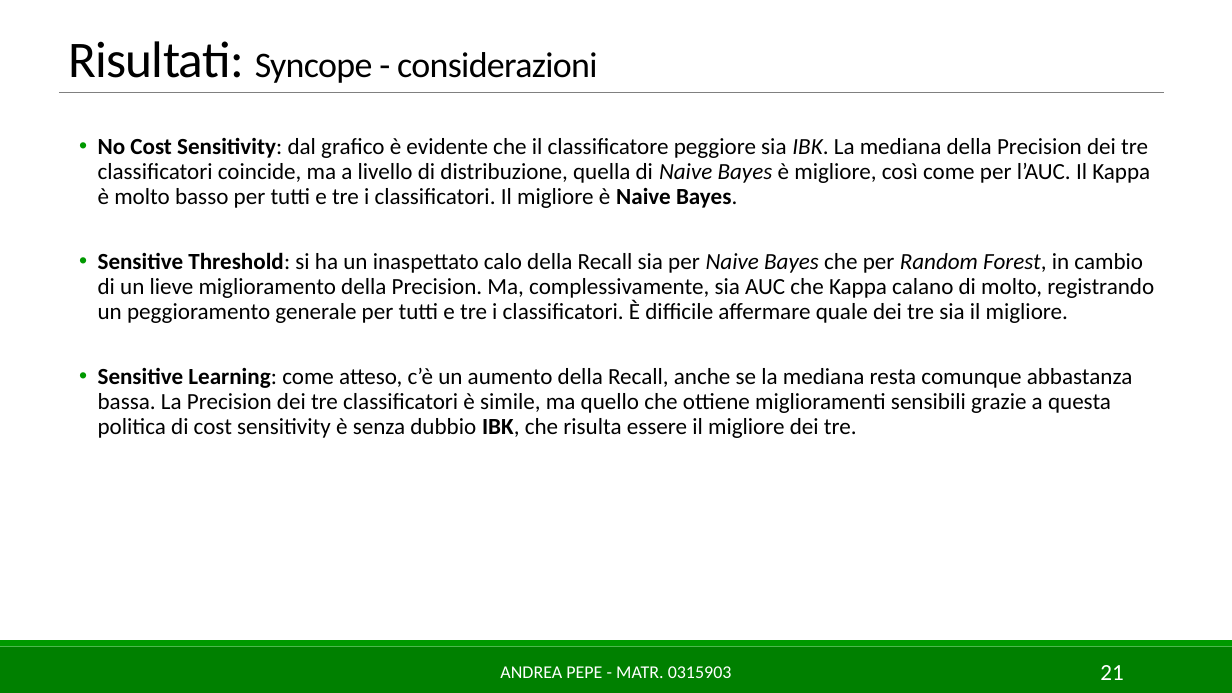
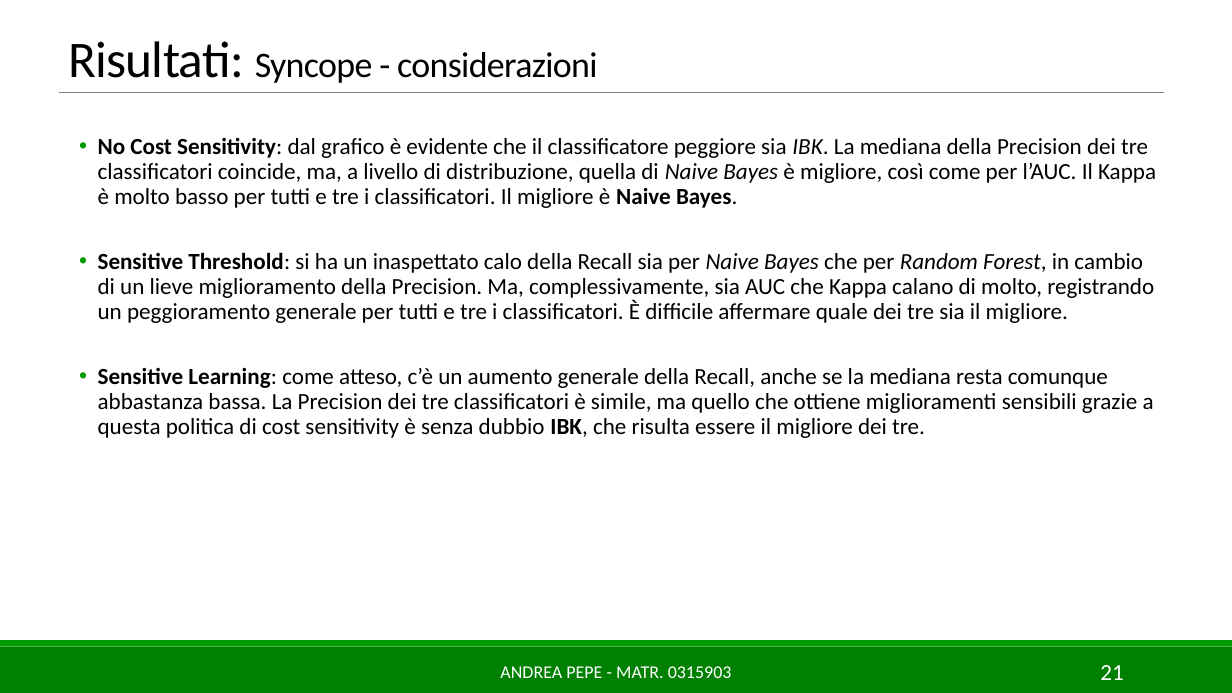
Before and after one commit to AndreaPepe/ISW2_Deliverables, a slide deck: slide 21 of ML/Slides/MLforSE_AndreaPepe_0315903.pptx. Drawn at 1232x693 pixels with LibreOffice and Linux fonts; fonts in the diff are those of the drawing. Boxes give left, top, right and bottom in pixels: in the first picture for what was removed or moved away, otherwise in the second. Text is boxed around its words. In the diff, an @@ line names an element or a change of style, - is before the commit and + after.

```diff
--- a/ML/Slides/MLforSE_AndreaPepe_0315903.pptx
+++ b/ML/Slides/MLforSE_AndreaPepe_0315903.pptx
@@ text at (98, 137, 1156, 208): text changed @@
-  • No Cost Sensitivity: dal grafico è evidente che il classificatore peggiore sia IBK. La mediana della Precision dei tre classificatori coincide, ma a livello di distribuzione, quella di Naive Bayes è migliore, così come per l’AUC. Il Kappa è molto basso per tutti e tre i classificatori. Il migliore è Naive Bayes.
+  • No Cost Sensitivity: dal grafico è evidente che il classificatore peggiore sia IBK. La mediana della Precision dei tre classificatori coincide, ma, a livello di distribuzione, quella di Naive Bayes è migliore, così come per l’AUC. Il Kappa è molto basso per tutti e tre i classificatori. Il migliore è Naive Bayes.
@@ text at (98, 368, 1154, 438): text changed @@
-  • Sensitive Learning: come atteso, c’è un aumento della Recall, anche se la mediana resta comunque abbastanza bassa. La Precision dei tre classificatori è simile, ma quello che ottiene miglioramenti sensibili grazie a questa politica di cost sensitivity è senza dubbio IBK, che risulta essere il migliore dei tre.
+  • Sensitive Learning: come atteso, c’è un aumento generale della Recall, anche se la mediana resta comunque abbastanza bassa. La Precision dei tre classificatori è simile, ma quello che ottiene miglioramenti sensibili grazie a questa politica di cost sensitivity è senza dubbio IBK, che risulta essere il migliore dei tre.
```
Also in this commit, not shown: 11 other slides changed, 1 other file.
